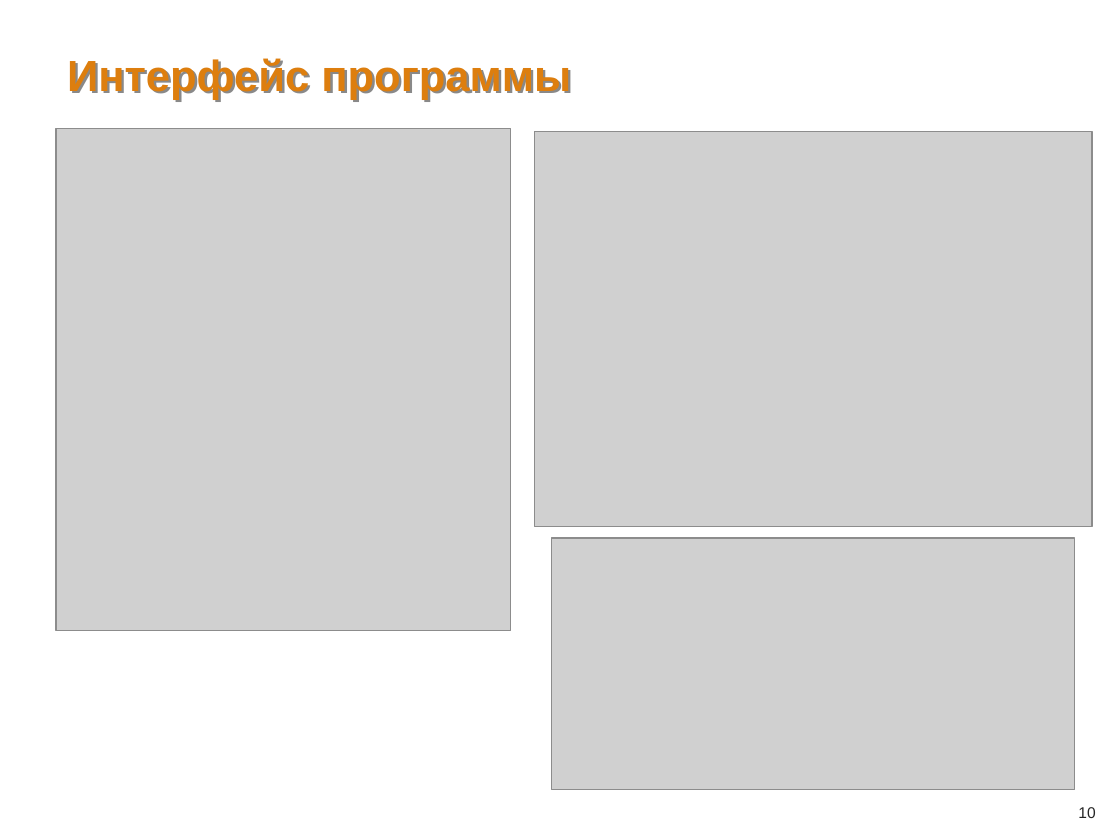
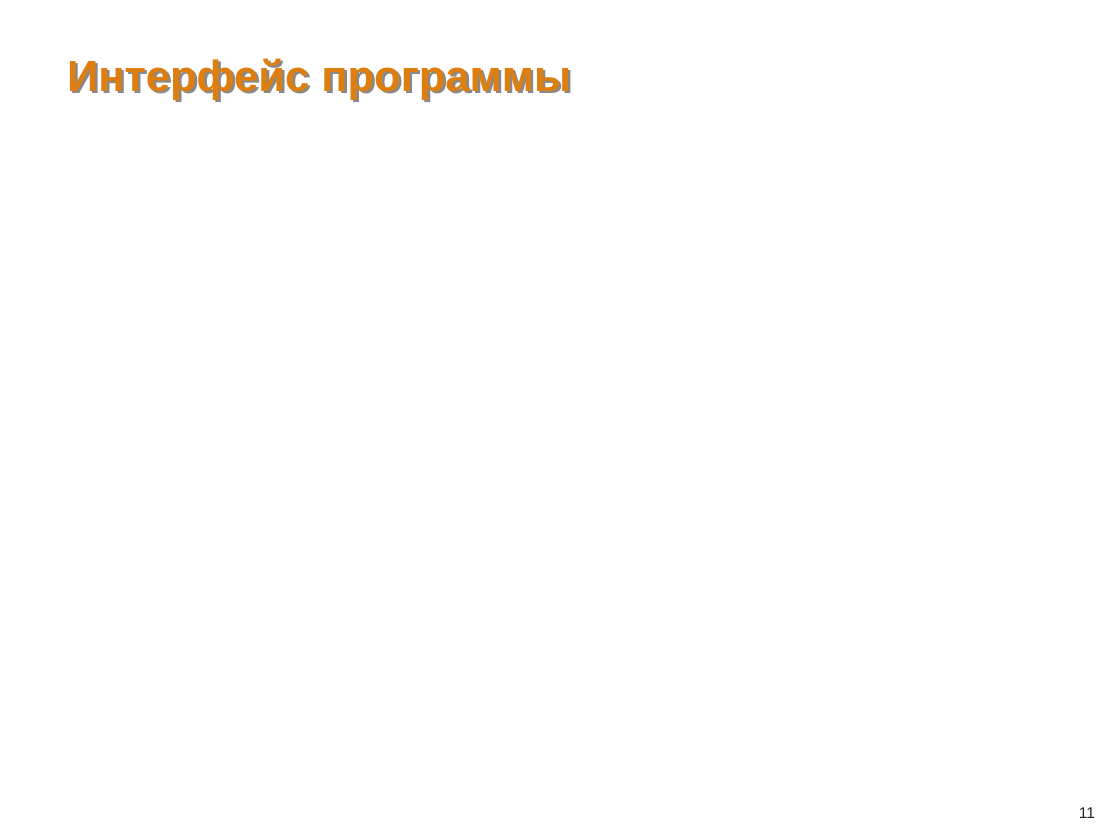
Before and after one commit to kradunches/ari-metiostation, a slide deck: slide 11 of doc/Презентация.ppt (slide 10 before the commit). Drawn at 1120x840 pixels with LibreOffice and Linux fonts; fonts in the diff are those of the drawing; grey boxes stand for pictures; background and template pictures are left out. Boxes give left, top, right and bottom in pixels: in the first picture for what was removed or moved away, otherwise in the second. Text is boxed around its words. In the diff, an @@ line names an element or a change of style, - is before the commit and + after.

```diff
--- a/doc/Презентация.ppt
+++ b/doc/Презентация.ppt
@@ picture removed at [56, 129, 511, 632] @@
@@ picture removed at [534, 132, 1092, 528] @@
@@ picture removed at [552, 538, 1075, 790] @@
@@ page number at [1079, 807, 1095, 818]: text changed @@
-10
+11
```
Also in this commit, not shown: 5 other slides changed, 2 slides added, 1 slide removed, 4 other files.
